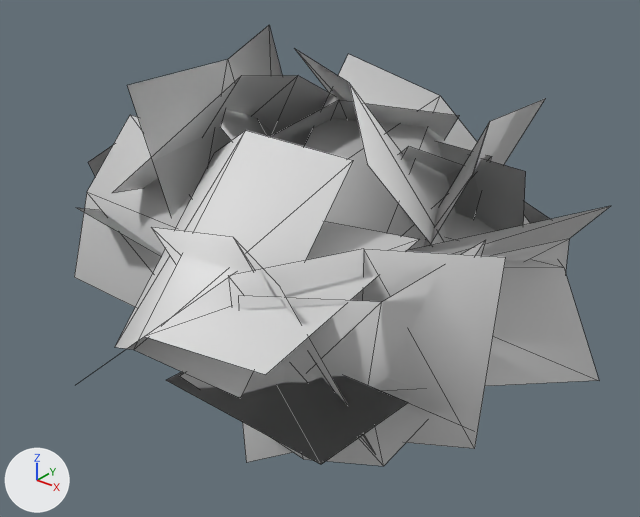
An edit to the glTF model game/assets/flora/SM_Bush_02.glb, drawn before and after from the same camera.
The view is the same before and after, from a camera (50 mm lens) standing at (1.44, -1.687, 1.377) and looking at (0.045, 0.058, 0.296). Every picture has the same lights, and +X, +Y and +Z are marked at lower left. The older version comes first. Mesh edges are drawn as thin lines.

Before the edit, the objects in view are built like this:
```python
me_sm_bush_02_001 = bpy.data.meshes.new('SM_Bush_02.001')
me_sm_bush_02_001.from_pydata(...)  # 132 vertices, 88 faces; spans x -0.87..0.8, y -0.72..0.7, z -0.04..0.86
me_sm_bush_02_001.materials.append(mat_x_leaf)
ob_sm_bush_02 = bpy.data.objects.new('SM_Bush_02', me_sm_bush_02_001)
ob_sm_bush_02.location = (0.0, 0.0, 0.0)
```
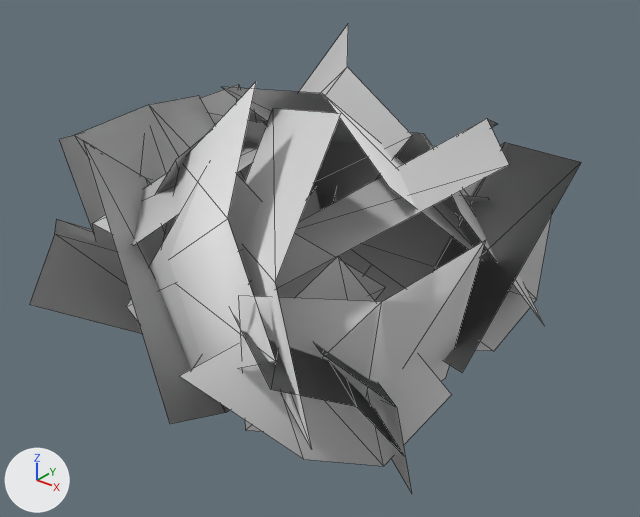
Boxes (x1, y1, x2, y2) around the edits, measured in the pictures (640 x 517 px; the box of a moved part takes in the faces that stretch with it):
'SM_Bush_02', reshaped (6% taller): before (74, 25, 610, 466); after (29, 25, 581, 493)
part 1 of me_sm_bush_02_001, moved or reshaped: before (229, 249, 506, 462); after (234, 288, 403, 454)
part 2 of me_sm_bush_02_001, moved or reshaped: before (127, 25, 282, 217); after (59, 84, 252, 234)
part 3 of me_sm_bush_02_001, moved or reshaped: before (437, 141, 491, 219); after (430, 143, 581, 372)
part 4 of me_sm_bush_02_001, moved or reshaped (mostly hidden afterwards): before (271, 100, 459, 147); after (156, 110, 265, 193)
part 5 of me_sm_bush_02_001, moved or reshaped: before (220, 110, 274, 141); after (75, 95, 245, 182)
part 6 of me_sm_bush_02_001, moved or reshaped: before (100, 221, 419, 375); after (162, 82, 275, 369)
part 7 of me_sm_bush_02_001, moved or reshaped: before (305, 54, 477, 239); after (299, 25, 412, 210)
part 8 of me_sm_bush_02_001, rebuilt: before (77, 208, 162, 257); after (29, 219, 142, 334)
part 9 of me_sm_bush_02_001, rebuilt: before (166, 372, 462, 464); after (315, 344, 412, 493)
part 10 of me_sm_bush_02_001, rebuilt: before (399, 147, 549, 223); after (441, 195, 490, 214)
part 11 of me_sm_bush_02_001, rebuilt (35% narrower, 8% taller): before (372, 213, 599, 391); after (396, 133, 544, 325)
part 12 of me_sm_bush_02_001, rebuilt: before (407, 206, 610, 273); after (333, 145, 551, 351)
part 13 of me_sm_bush_02_001, rebuilt: before (88, 145, 113, 177); after (209, 113, 267, 144)
part 14 of me_sm_bush_02_001, rebuilt: before (74, 115, 195, 307); after (92, 120, 267, 245)
part 15 of me_sm_bush_02_001, rebuilt: before (115, 130, 353, 398); after (242, 108, 341, 449)
part 16 of me_sm_bush_02_001, rebuilt: before (294, 48, 447, 245); after (221, 87, 482, 260)
part 17 of me_sm_bush_02_001, moved or reshaped: before (113, 76, 546, 454); after (83, 118, 509, 424)

The change, as a list of edits to the scene's bpy script:
```text
Change me_sm_bush_02_001:
    remove me_sm_bush_02_001.from_pydata(...)  # 132 vertices, 88 faces; spans x -0.87..0.8, y -0.72..0.7, z -0.04..0.86
    add me_sm_bush_02_001.from_pydata(...)  # 132 vertices, 88 faces; spans x -0.82..0.64, y -0.6..0.87, z -0.04..0.9
    me_sm_bush_02_001 part 1: the loose piece of 6 vertices spanning x 0.19..0.7, y -0.54..-0.02, z -0.04..0.57 is multiplied about its middle by the matrix ((0.054, 0.255, 0.68), (0.049, 0.679, -0.259), (-0.724, 0.065, 0.033)), then moved by (-0.12, -0.06, 0.0)
    me_sm_bush_02_001 part 2: the loose piece of 6 vertices spanning x -0.38..-0.15, y -0.21..0.37, z 0.24..0.86 is multiplied about its middle by the matrix ((0.849, 0.672, -0.128), (-0.679, 0.853, -0.026), (0.084, 0.1, 1.082)), then moved by (-0.2, -0.06, -0.22)
    me_sm_bush_02_001 part 3: the loose piece of 6 vertices spanning x -0.24..0.33, y 0.32..0.51, z 0.02..0.61 is multiplied about its middle by the matrix ((0.888, 0.648, -0.026), (-0.537, 0.759, 0.587), (0.364, -0.462, 0.93)), then moved by (0.32, -0.1, 0.02)
    me_sm_bush_02_001 part 4: the loose piece of 6 vertices spanning x -0.45..0.25, y -0.14..0.67, z 0.11..0.72 is multiplied about its middle by the matrix ((0.904, -0.26, 0.068), (0.26, 0.906, 0.016), (-0.07, 0.003, 0.94)), then moved by (-0.31, -0.08, -0.02)
    me_sm_bush_02_001 part 5: the loose piece of 6 vertices spanning x -0.61..0.09, y -0.14..0.49, z 0.17..0.74 is multiplied about its middle by the matrix ((0.531, -0.468, -0.309), (0.557, 0.49, 0.214), (0.066, -0.37, 0.674)), then moved by (-0.16, -0.22, -0.01)
    me_sm_bush_02_001 part 6: the loose piece of 6 vertices spanning x -0.1..0.5, y -0.72..-0.06, z 0.25..0.51 is multiplied about its middle by the matrix ((-0.118, -0.768, -0.66), (0.666, 0.442, -0.634), (0.764, -0.504, 0.45)), then moved by (-0.17, 0.09, 0.08)
    me_sm_bush_02_001 part 7: the loose piece of 6 vertices spanning x -0.12..0.35, y -0.09..0.69, z 0.16..0.78 is multiplied about its middle by the matrix ((0.089, 0.932, -0.429), (-1.026, 0.076, -0.047), (-0.011, 0.432, 0.935)), then moved by (-0.23, -0.05, 0.04)
    me_sm_bush_02_001 part 8: the loose piece of 6 vertices spanning x -0.81..-0.01, y -0.33..0.16, z -0.04..0.43 is rebuilt with 6 vertices and now spans x -0.82..-0.1, y -0.56..0.18, z 0.04..0.33
    me_sm_bush_02_001 part 9: the loose piece of 6 vertices spanning x 0.02..0.66, y -0.59..-0.04, z 0.02..0.26 is rebuilt with 6 vertices and now spans x 0.03..0.58, y -0.41..0.01, z -0.04..0.36
    me_sm_bush_02_001 part 10: the loose piece of 6 vertices spanning x -0.3..0.46, y 0.19..0.7, z -0.04..0.61 is rebuilt with 6 vertices and now spans x -0.26..0.41, y 0.05..0.87, z -0.04..0.49
    me_sm_bush_02_001 part 11: the loose piece of 6 vertices spanning x -0.04..0.8, y -0.27..0.64, z 0.09..0.43 is rebuilt with 6 vertices and now spans x -0.05..0.57, y 0.05..0.63, z 0.1..0.66
    me_sm_bush_02_001 part 12: the loose piece of 6 vertices spanning x 0.1..0.76, y -0.23..0.56, z -0.02..0.58 is rebuilt with 6 vertices and now spans x 0.0..0.48, y -0.07..0.76, z -0.04..0.65
    me_sm_bush_02_001 part 13: the loose piece of 6 vertices spanning x -0.87..-0.13, y -0.1..0.38, z 0.01..0.65 is rebuilt with 6 vertices and now spans x -0.65..0.06, y -0.08..0.47, z -0.02..0.68
    me_sm_bush_02_001 part 14: the loose piece of 6 vertices spanning x -0.68..-0.07, y -0.25..0.02, z 0.11..0.59 is rebuilt with 6 vertices and now spans x -0.66..-0.11, y -0.36..0.37, z 0.17..0.62
    me_sm_bush_02_001 part 15: the loose piece of 6 vertices spanning x -0.25..0.32, y -0.59..-0.04, z 0.15..0.71 is rebuilt with 6 vertices and now spans x -0.14..0.54, y -0.59..0.04, z 0.08..0.9
    me_sm_bush_02_001 part 16: the loose piece of 6 vertices spanning x -0.2..0.46, y -0.11..0.65, z 0.16..0.81 is rebuilt with 6 vertices and now spans x -0.18..0.47, y -0.19..0.46, z 0.26..0.81
    me_sm_bush_02_001 part 17: 24 vertices removed from x -0.49..0.51, y -0.54..0.64, z -0.04..0.83; 24 vertices added at x -0.51..0.62, y -0.57..0.61, z -0.04..0.73
```
